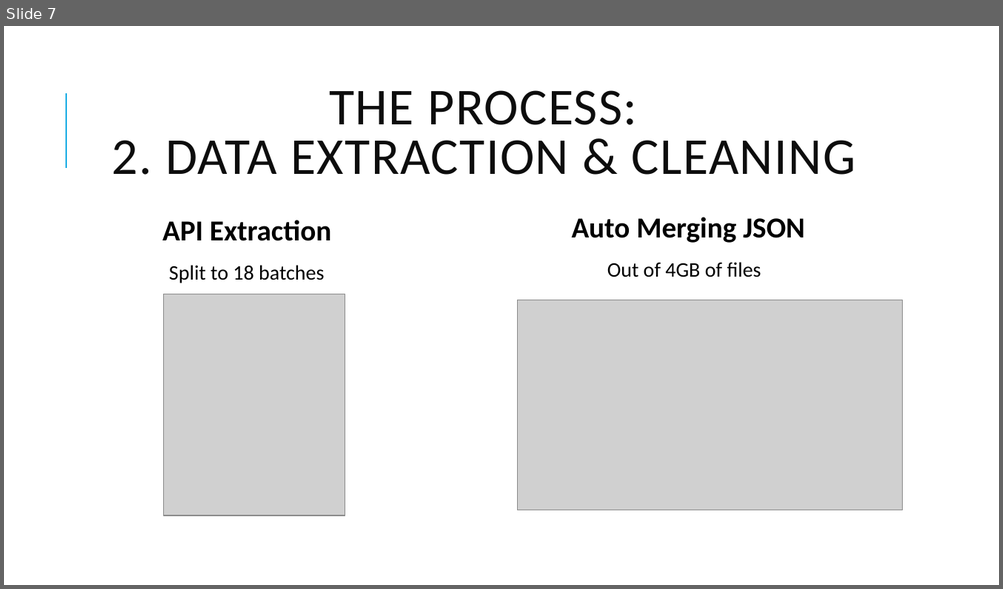
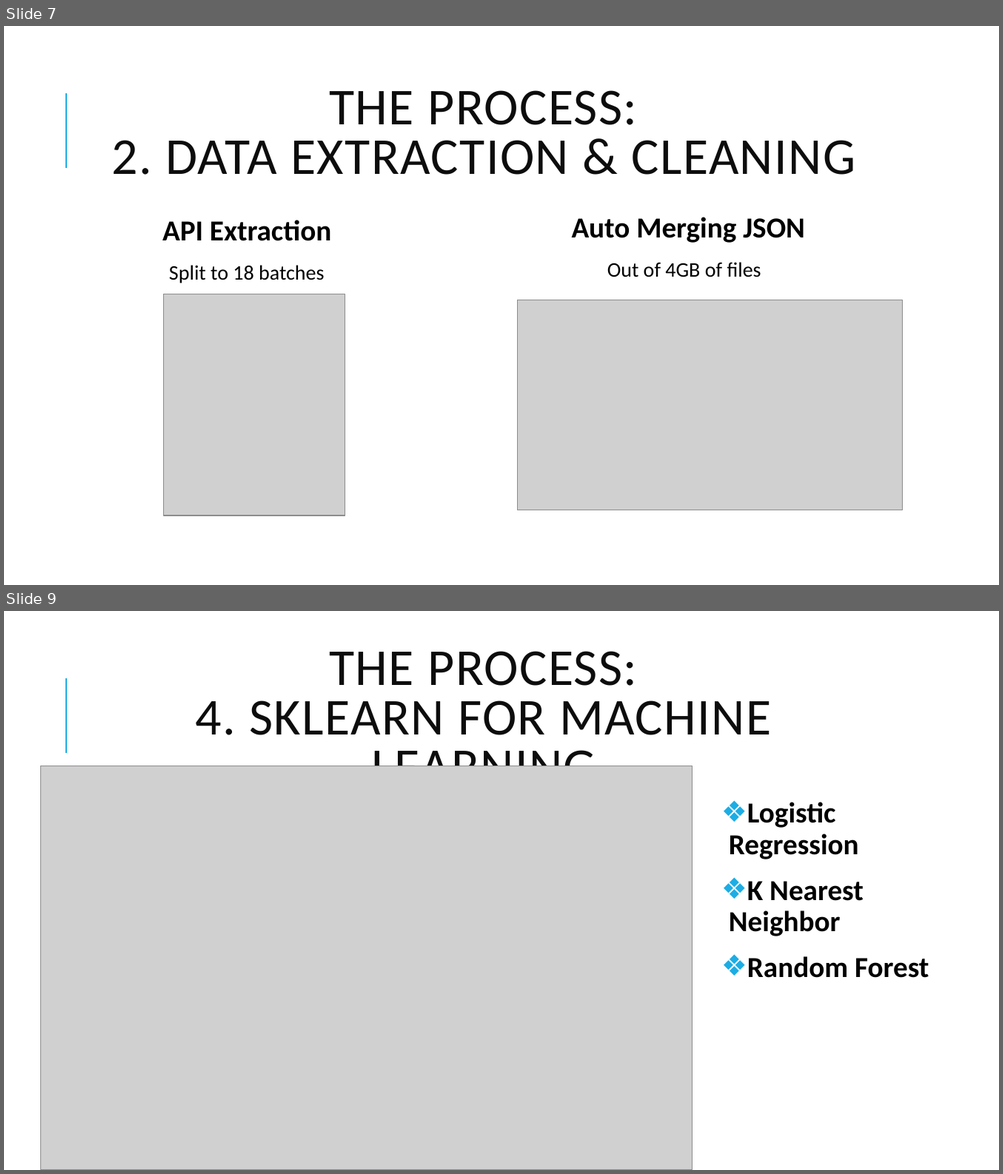
Before and after one commit to sigkarmoil/Clinical_Trial_Machine_Learning, a slide deck: Resources/Clinical Trial.pptx. Shown one above the other, each under a label of ours: slide 7 before the commit, slides 7 and 9 after it; the slides between them are not shown. The pictures are 1003x589 and 1003x1174 pixels, drawn with LibreOffice and Linux fonts; fonts in the diff are those of the drawing; grey boxes stand for pictures. Boxes give left, top, right and bottom in pixels: in the first picture for what was removed or moved away, otherwise in the second. Text is boxed around its words. In the diff, an @@ line names an element or a change of style, - is before the commit and + after.

```diff
--- a/Resources/Clinical Trial.pptx
+++ b/Resources/Clinical Trial.pptx
@@ slide 9 added at [4, 611, 999, 1170], background #FFFFFF; not listed: 1 template element that a slide beside it also shows @@
@@ title added at [195, 651, 771, 766], 50 pt, text #0D0D0D @@
+THE PROCESS:
+4. SKLEARN FOR MACHINE LEARNING
@@ picture added at [40, 766, 692, 1170] @@
@@ text added at [728, 802, 928, 978], 28 pt, text #000000, bold @@
+❖ Logistic Regression
+❖ K Nearest Neighbor
+❖ Random Forest
```
Also in this commit, not shown: 3 slides changed, 4 other slides added, 1 slide removed.
